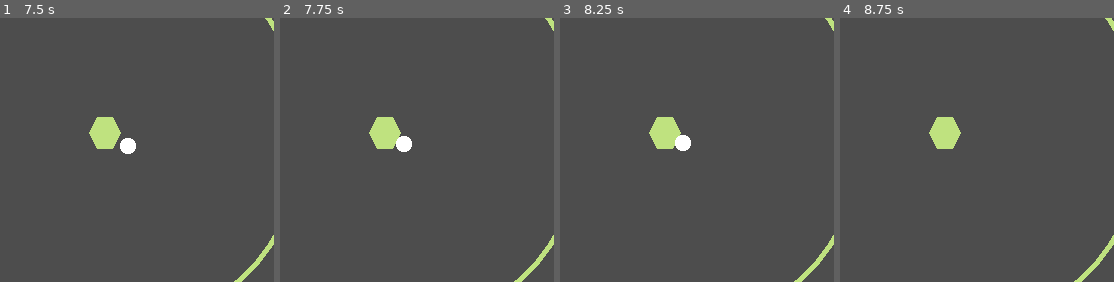
Above: before the commit, frames 1-4 (left to right).
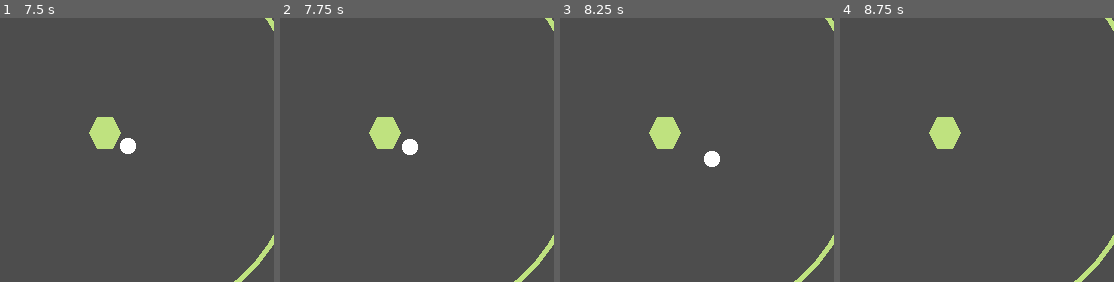
Above: after the commit, the same moments.

Repository: Enoxboo/Last-Stand
Game: Godot game, scene res://Screens/home_screen.tscn
Same seed, same stepped clock (60 frames per second), same inputs: the game is played once before the commit and once after it.
Inputs (mouse positions are % of the whole screen's width and height, from its top left):
- Up to frame 1 (7.5 s): click "PLAY" at 0.5 s; tap Enter at 1.25, 2.75, 4.25 s; move the mouse to (58, 39) at 1.27 s; press the mouse at (58, 39) at 1.28 s; hold D (move_right) 1.28-2.03 s; tap Space at 2, 3.5, 5 s; move the mouse to (35, 45) at 2.02 s; release the mouse at (35, 45) at 2.03 s; hold A (move_left) 2.03-2.78 s; click (35, 45) at 2.1 s; move the mouse to (70, 13) at 2.77 s; press the mouse at (70, 13) at 2.78 s; hold D (move_right) 2.78-4.28 s; move the mouse to (52, 64) at 3.52 s; release the mouse at (52, 64) at 3.53 s; click (52, 64) at 3.6 s; move the mouse to (93, 58) at 4.27 s; press the mouse at (93, 58) at 4.28 s; hold A (move_left) 4.28-6.53 s; move the mouse to (23, 21) at 5.02 s; release the mouse at (23, 21) at 5.03 s; click (23, 21) at 5.1 s; move the mouse to (64, 39) at 5.77 s; press the mouse at (64, 39) at 5.78 s; move the mouse to (41, 9) at 6.52 s; release the mouse at (41, 9) at 6.53 s; hold D (move_right) from 6.53 s (still down); click (41, 9) at 6.6 s; move the mouse to (84, 33) at 7.27 s; press the mouse at (84, 33) at 7.28 s
- Up to frame 2 (7.75 s): keep holding D (move_right)
- Up to frame 3 (8.25 s): keep holding D (move_right); move the mouse to (35, 45) at 8.02 s; release the mouse at (35, 45) at 8.03 s; click (35, 45) at 8.1 s
- Up to frame 4 (8.75 s): keep holding D (move_right)
The pictures show only the part of the screen within x 39-89%, y 18-68%; the shares and areas given below are measured in that part.

Frame 1 is identical in both runs. In frame 2, 0.3% of the frame differs, in the area x 42-51%, y 44-52%; in frame 3, 0.6%, in the area x 41-59%, y 44-57%; in frame 4, nothing differs.

Commit message:
fix: monster collision

Diff:
--- a/Monsters/monster.gd
+++ b/Monsters/monster.gd
@@ -39,8 +39,8 @@
 
 func retreat_on_hit() -> void:
 	is_retreating = true
-	var retreat_time: float = 0.5
-	var retreat_speed: float = 10
+	var retreat_time: float = 0.75
+	var retreat_speed: float = 50
 	speed = retreat_speed
 	direction = - direction
 
--- a/Monsters/monster.tscn
+++ b/Monsters/monster.tscn
@@ -7,7 +7,7 @@
 
 [node name="Monster" type="CharacterBody2D" unique_id=437696065]
 collision_layer = 8
-collision_mask = 0
+collision_mask = 8
 script = ExtResource("1_4exnk")
 
 [node name="Sprite2D" type="Sprite2D" parent="." unique_id=2025803383]
